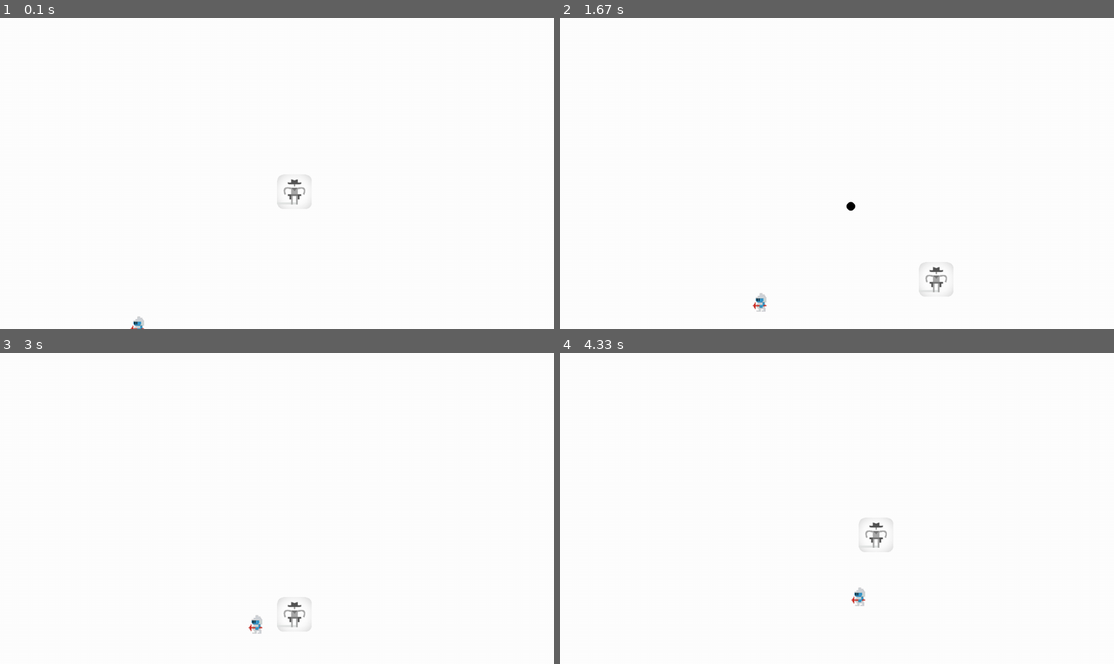
Above: before the commit, frames 1-4 (two rows, left to right).
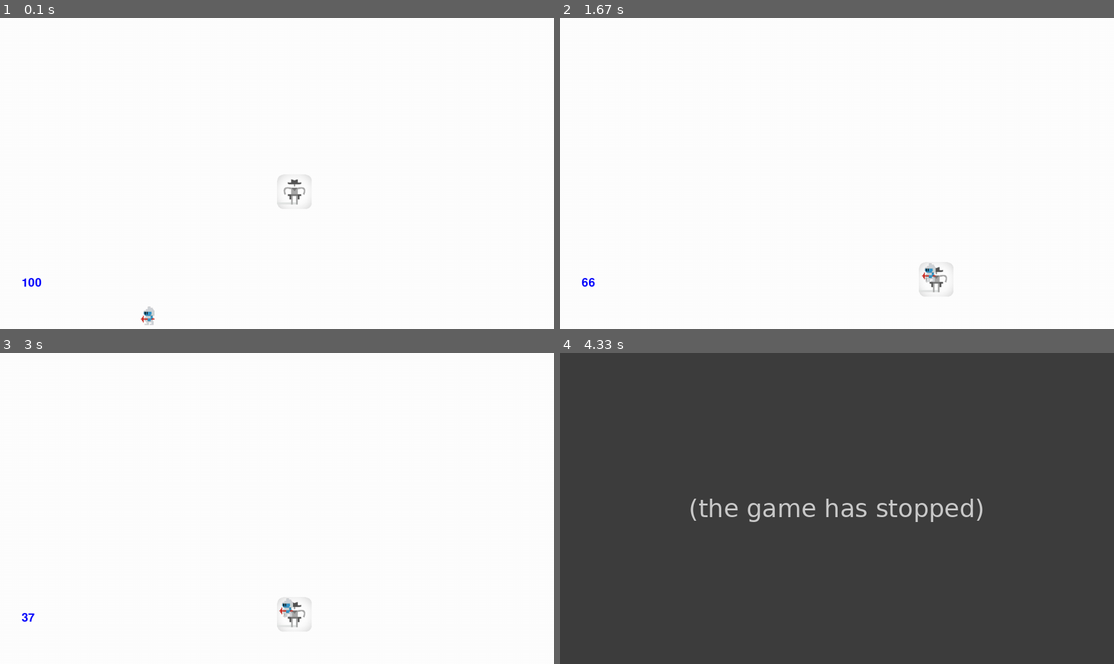
Above: after the commit, the same moments.

Repository: lambo-n/thecoderschool-pygames
Game: pygame game, started from blaster.py
Same seed, same stepped clock (60 frames per second), same inputs: the game is played once before the commit and once after it.
Inputs (mouse positions are in pixels of both pictures, inside the frame that each line leads up to):
- Up to frame 1 (0.1 s): no input
- Up to frame 2 (1.67 s): click (837, 173) at 0.38 s; hold D 0.67-1.13 s; move the mouse to (814, 185) at 0.7 s; click (837, 195) at 1.22 s; hold D from 1.5 s (still down)
- Up to frame 3 (3 s): release D at 1.97 s; hold A 2-2.53 s; hold A 2.57-2.97 s
- Up to frame 4 (4.33 s): hold D 3-3.63 s; hold A 3.67-4.13 s; tap Space at 3.73, 4.03 s

The runs differ from the first frame. In frame 1, 0.2% of the frame differs, in the area x 4-28%, y 83-100%; in frame 2, 0.3%; in frame 3, 0.2%; in frame 4, 100%, in the area x 0-100%, y 0-100%.
After the commit the program exited at 4.18 s; later frames show no game.

Commit message:
itamar 3/5/26

Diff:
--- a/blaster.py
+++ b/blaster.py
@@ -22,15 +22,15 @@
 bulletList = []
 enemyList = []
 
-enemyImage = pygame.image.load("assets/digdug.png").convert_alpha()
-enemyImage = pygame.transform.scale(enemyImage, (50, 50))
-newEnemy = Enemy(pygame.Vector2(random.randint(0, WIDTH), random.randint(0, HEIGHT)), enemyImage)
+newEnemy = Enemy(pygame.Vector2(random.randint(0, WIDTH), random.randint(0, HEIGHT)) , "normal")
 enemyList.append(newEnemy)
 
+health = 100
 gravity = 0
 canJump = False
 
-while running:
+font = pygame.font.SysFont(None, 40)
+while running == True:
     # poll for events
     # pygame.QUIT event means the user clicked X to close your window
     for event in pygame.event.get():
@@ -53,7 +53,8 @@
         gravity = 0
         canJump = True
 
-
+    textHealth = font.render(str(health), True, (0, 0, 255))
+    screen.blit(textHealth, (50, 600))
 
 
     keys = pygame.key.get_pressed()
@@ -65,18 +66,39 @@
     if keys[pygame.K_d]:
         player_pos.x += 300 * dt
 
+    screen.blit(playerImage, player_pos)
+
     for bullet in bulletList[:]:
         bullet.update(dt)
         bullet.draw(screen)
         if not (0 <= bullet.pos.x <= WIDTH and 0 <= bullet.pos.y <= HEIGHT):
             bulletList.remove(bullet)
 
+        for enemy in enemyList[:]:
+            enemyRect = enemy.get_rect()
+
+            if enemyRect.collidepoint(bullet.pos) and bullet:
+                enemy.health -= 5
+                bulletList.remove(bullet)
+
+            if enemy.health <= 0 and enemy:
+                enemyList.remove(enemy)
+
+
+
     for enemy in enemyList[:]:
+        enemyRect = enemy.get_rect()
+
+        if enemyRect.collidepoint(player_pos):
+            health -= enemy.strength
+
         enemy.update(player_pos, dt)
         enemy.draw(screen)
 
 
-    screen.blit(playerImage, player_pos)
+    if health <= 0:
+        running = False
+
 
     # flip() the display to put your work on screen
     pygame.display.flip()
--- a/enemy.py
+++ b/enemy.py
@@ -1,17 +1,27 @@
 import pygame
 
 class Enemy:
-    def __init__ (self, pos, image):
+    def __init__ (self, pos, enemyType):
         self.pos = pos
-        self.image = image
+
+        if enemyType == "normal":
+            self.health = 100
+            self.speed = 500
+            self.strength = 1
+            self.image = pygame.image.load("assets/digdug.png").convert_alpha()
+
+        self.image = pygame.transform.scale(self.image, (50, 50))
 
     def update(self, player_pos, dt):
         # Move towards the player
         dx = player_pos.x - self.pos.x
         dy = player_pos.y - self.pos.y
         distance = max(1, (dx**2 + dy**2)**0.5)
-        self.pos.x += (dx / distance) * 100 * dt
-        self.pos.y += (dy / distance) * 100 * dt
+        self.pos.x += (dx / distance) * self.speed * dt
+        self.pos.y += (dy / distance) * self.speed * dt
+
+    def get_rect(self):
+        return pygame.Rect(self.pos.x, self.pos.y, self.image.get_width(), self.image.get_height())
 
     def draw(self, screen, ):
         screen.blit(self.image, self.pos)
--- a/zenith.py
+++ b/zenith.py
@@ -10,7 +10,18 @@
 gravity = 0
 canJump = False
 
+WIDTH = screen.get_width()
+HEIGHT = screen.get_height()
+
 player_pos = pygame.Vector2(screen.get_width() / 2, screen.get_height() / 2)
+
+# xpos, ypos, xwidth, yheight
+platform1 = pygame.Rect(300, 500, 200, 10)
+platform2 = pygame.Rect(700, 400, 200, 10)
+platformG = pygame.Rect(0, 600, WIDTH, 20)
+
+platformList = [platform1, platform2, platformG]
+
 
 while running:
     # poll for events
@@ -25,25 +36,45 @@
     screen.fill("white")
 
 
-    if player_pos.y < 600:
-        gravity += 1000 * dt
-        canJump = False
-    else:
-        gravity = 0
-        canJump = True
-
+    gravity += 1000 * dt
     player_pos.y += gravity * dt
 
     player_rect = pygame.Rect(player_pos.x, player_pos.y, 40, 40)
+
+    # Platform collisions
+    for platform in platformList:
+        if player_rect.colliderect(platform):
+            # Landing on top
+            if gravity >= 0 and player_rect.bottom - platform.top <= 20:
+                player_rect.bottom = platform.top
+                player_pos.y = player_rect.y
+                gravity = 0
+                canJump = True
+            # Hitting the bottom
+            elif gravity < 0 and platform.bottom - player_rect.top <= 20:
+                player_rect.top = platform.bottom
+                player_pos.y = player_rect.y
+                gravity = -gravity * 0.3
+            # Side collision
+            else:
+                if player_rect.centerx < platform.centerx:
+                    player_rect.right = platform.left
+                else:
+                    player_rect.left = platform.right
+                player_pos.x = player_rect.x
+
     player_rect.clamp_ip(screen.get_rect())
+    player_pos.x = player_rect.x
+
+    for platform in platformList:
+        pygame.draw.rect(screen, "black", platform)
     pygame.draw.rect(screen, "red", player_rect)
-
-
 
 
     keys = pygame.key.get_pressed()
     if keys[pygame.K_w] and canJump:
-        gravity -= 1000 * dt
+        player_pos.y -= 10
+        gravity = -600
         canJump = False
 
     if keys[pygame.K_a]:
